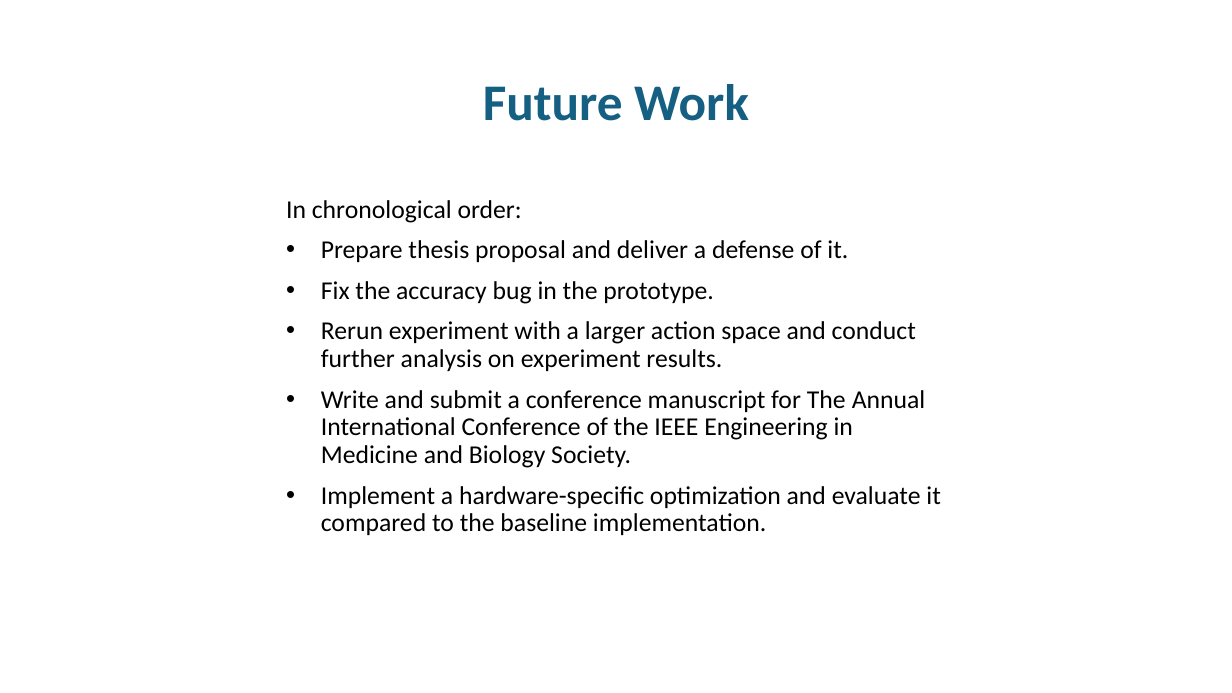
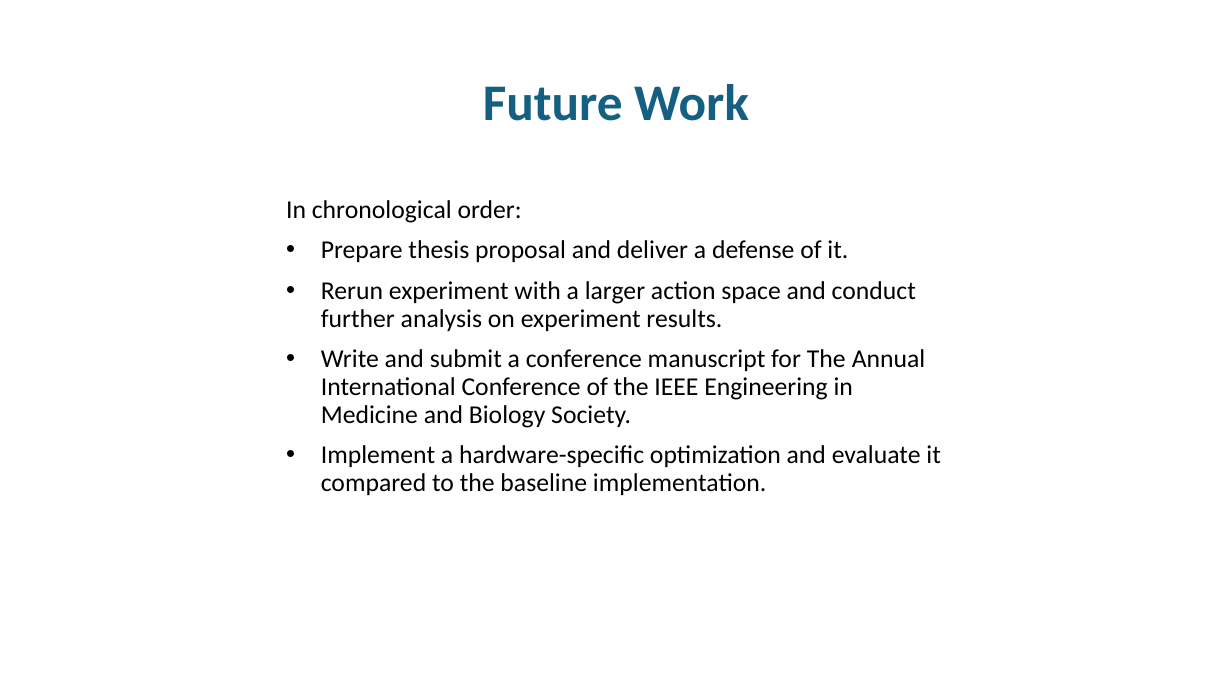
Before and after one commit to thesixtium/gru-hardware-implementation-and-optimization, a slide deck: slide 11 of Design Demonstration.pptx. Drawn at 1232x693 pixels with LibreOffice and Linux fonts; fonts in the diff are those of the drawing; background and template pictures are left out. Boxes give left, top, right and bottom in pixels: in the first picture for what was removed or moved away, otherwise in the second. Text is boxed around its words. In the diff, an @@ line names an element or a change of style, - is before the commit and + after.

```diff
--- a/Design Demonstration.pptx
+++ b/Design Demonstration.pptx
@@ text at [321, 281, 714, 304]: paragraph removed @@
-• Fix the accuracy bug in the prototype.
```
